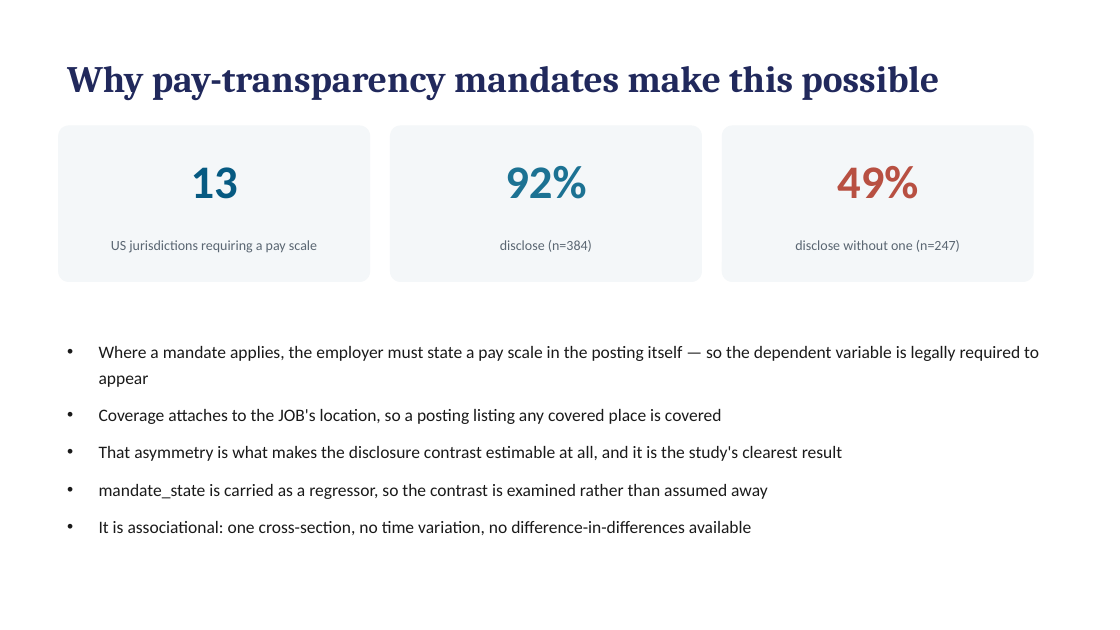
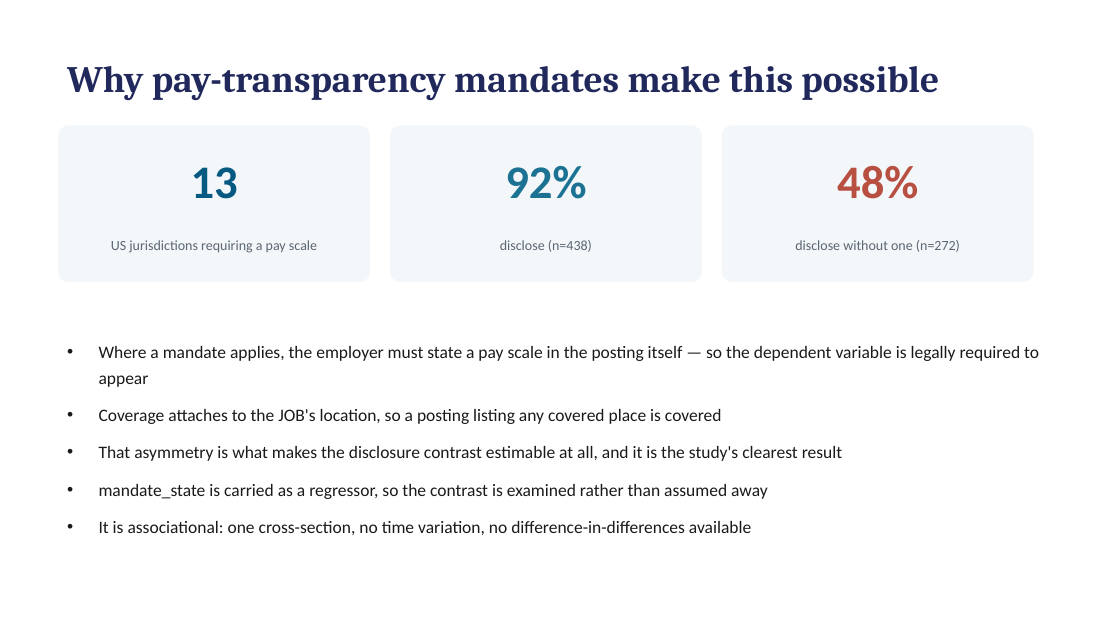
Before and after one commit to hendeal-cyber/Modern-Labor-Market-Data-Submission, a slide deck: slide 4 of paper/presentation.pptx. Drawn at 1120x630 pixels with LibreOffice and Linux fonts; fonts in the diff are those of the drawing. Boxes give left, top, right and bottom in pixels: in the first picture for what was removed or moved away, otherwise in the second. Text is boxed around its words. In the diff, an @@ line names an element or a change of style, - is before the commit and + after.

```diff
--- a/paper/presentation.pptx
+++ b/paper/presentation.pptx
@@ text at <box>837,166,918,199</box>: text changed @@
-49%
+48%
@@ text at <box>500,240,592,252</box>: text changed @@
-disclose (n=384)
+disclose (n=438)
@@ text at <box>795,240,960,252</box>: text changed @@
-disclose without one (n=247)
+disclose without one (n=272)
```
Also in this commit, not shown: 3 other slides changed, 20 other files.
